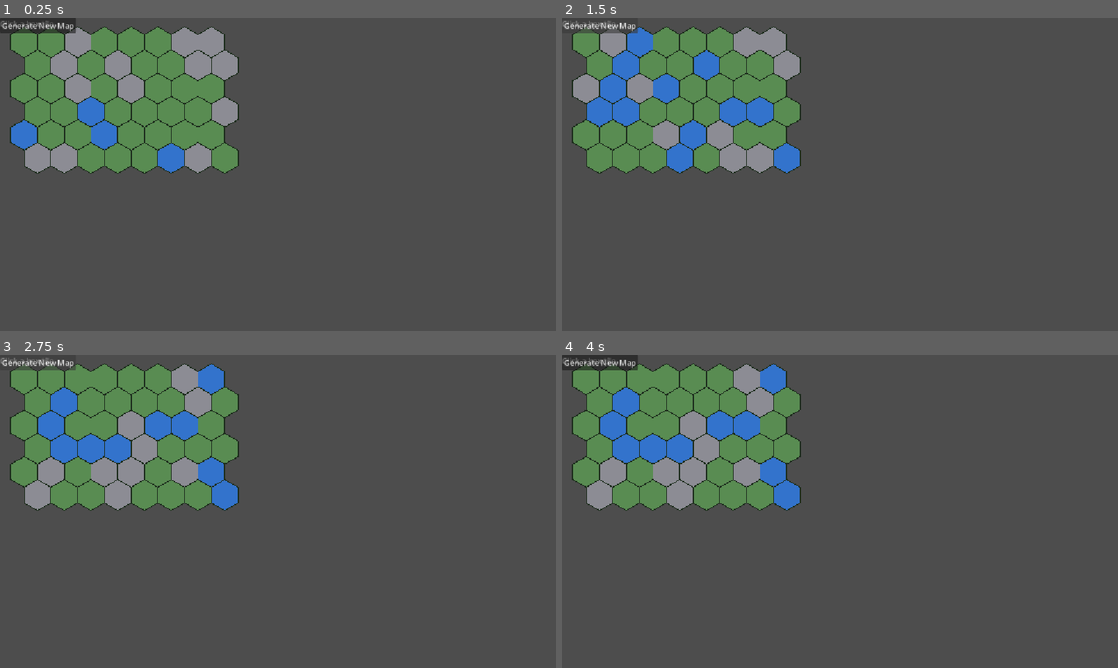
Above: before the commit, frames 1-4 (two rows, left to right).
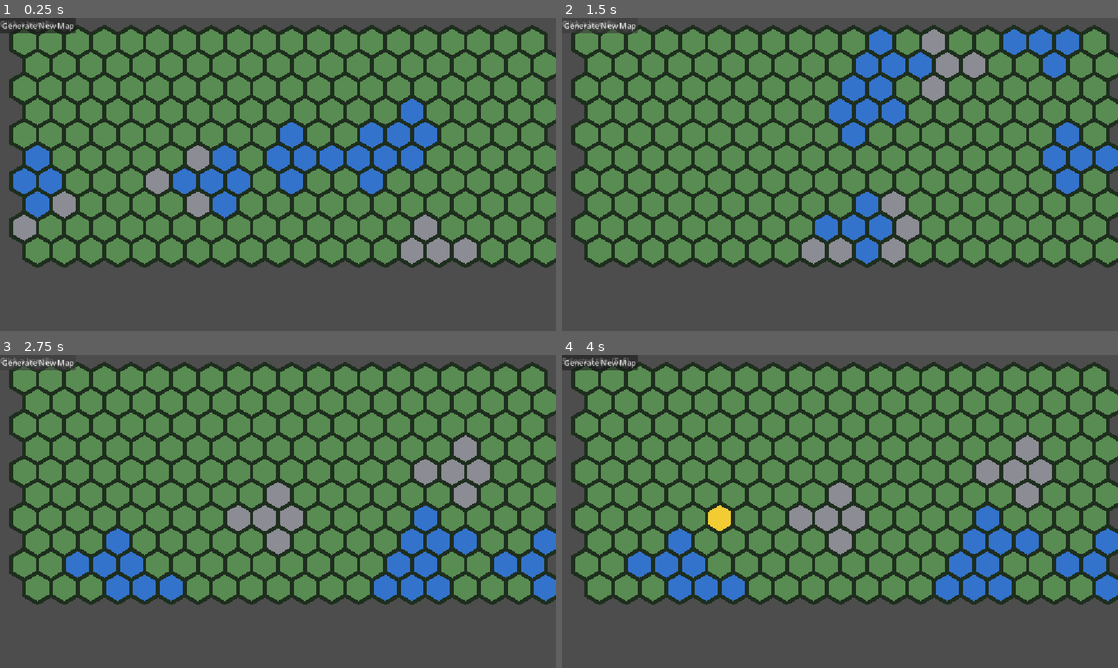
Above: after the commit, the same moments.

Repository: Chrisbinish/MapsApart
Game: Godot game, scene res://MapsApart/Scenes/App/Main.tscn
Two runs of this game, one before a commit and one after it. Both use one fixed random seed, a clock stepped at 60 frames per second and the inputs below.
Inputs (mouse positions are in pixels of both pictures, inside the frame that each line leads up to):
- Up to frame 1 (0.25 s): no input
- Up to frame 2 (1.5 s): click "Generate New Map" at 0.5 s; click "Generate New Map" at 1.25 s
- Up to frame 3 (2.75 s): click "Generate New Map" at 2 s
- Up to frame 4 (4 s): tap A at 2.75, 3.5 s; move the mouse to (962, 495) at 2.77 s; click (962, 495) at 2.92 s; move the mouse to (728, 527) at 3.52 s; click (728, 527) at 3.67 s

The runs differ from the first frame. In frame 1, 63% of the frame differs, in the area x 1-100%, y 2-80%; in frame 2, 65%; in frame 3, 64%; in frame 4, 64%.

Commit message:
Improve terrain regions and map rendering

Diff:
--- a/MapsApart/Scripts/World/hex_map.gd
+++ b/MapsApart/Scripts/World/hex_map.gd
@@ -14,23 +14,48 @@
 var tiles: Array[Vector2i] = []
 var terrain: Dictionary = {}
 
+
 func generate_map(map_width: int, map_height: int) -> void:
 	width = map_width
 	height = map_height
 	tiles.clear()
 	terrain.clear()
+
 	var rng := RandomNumberGenerator.new()
 	rng.seed = map_seed
+
+	var water_centers: Array[Vector2i] = []
+	var mountain_centers: Array[Vector2i] = []
+
+	# Choose centers for water and mountain regions.
+	for i in range(5):
+		water_centers.append(
+			Vector2i(rng.randi_range(0, width - 1), rng.randi_range(0, height - 1))
+		)
+	for i in range(3):
+		mountain_centers.append(
+			Vector2i(rng.randi_range(0, width - 1), rng.randi_range(0, height - 1))
+		)
 
 	for y in range(height):
 		for x in range(width):
 			var tile := Vector2i(x, y)
-			tiles.append(Vector2i(x, y))
-			var roll: float = rng.randf()
+			tiles.append(tile)
 
-			if roll < 0.2:
+			var nearest_water: int = 999
+			var nearest_mountain: int = 999
+
+			for center in water_centers:
+				var distance: int = absi(tile.x - center.x) + absi(tile.y - center.y)
+				nearest_water = mini(nearest_water, distance)
+
+			for center in mountain_centers:
+				var distance: int = absi(tile.x - center.x) + absi(tile.y - center.y)
+				nearest_mountain = mini(nearest_mountain, distance)
+
+			if nearest_water <= 1:
 				terrain[tile] = TerrainType.WATER
-			elif roll < 0.35:
+			elif nearest_mountain <= 1:
 				terrain[tile] = TerrainType.MOUNTAIN
 			else:
 				terrain[tile] = TerrainType.GRASS
--- a/MapsApart/Scripts/World/hex_map_renderer.gd
+++ b/MapsApart/Scripts/World/hex_map_renderer.gd
@@ -12,13 +12,13 @@
 
 func _ready() -> void:
 	hex_map = HexMap.new()
-	hex_map.generate_map(8, 6)
+	hex_map.generate_map(20, 10)
 	new_map_button.pressed.connect(generate_new_map)
 	queue_redraw()
 
 func generate_new_map() -> void:
 	hex_map.map_seed += 1
-	hex_map.generate_map(8, 6)
+	hex_map.generate_map(20, 10)
 	selected_tile = Vector2i(-1, -1)
 	queue_redraw()
 
@@ -49,7 +49,7 @@
 		draw_polyline(
 			outline,
 			Color(0.12, 0.18, 0.12),
-			2.0
+			8.0
 		)
 
 
